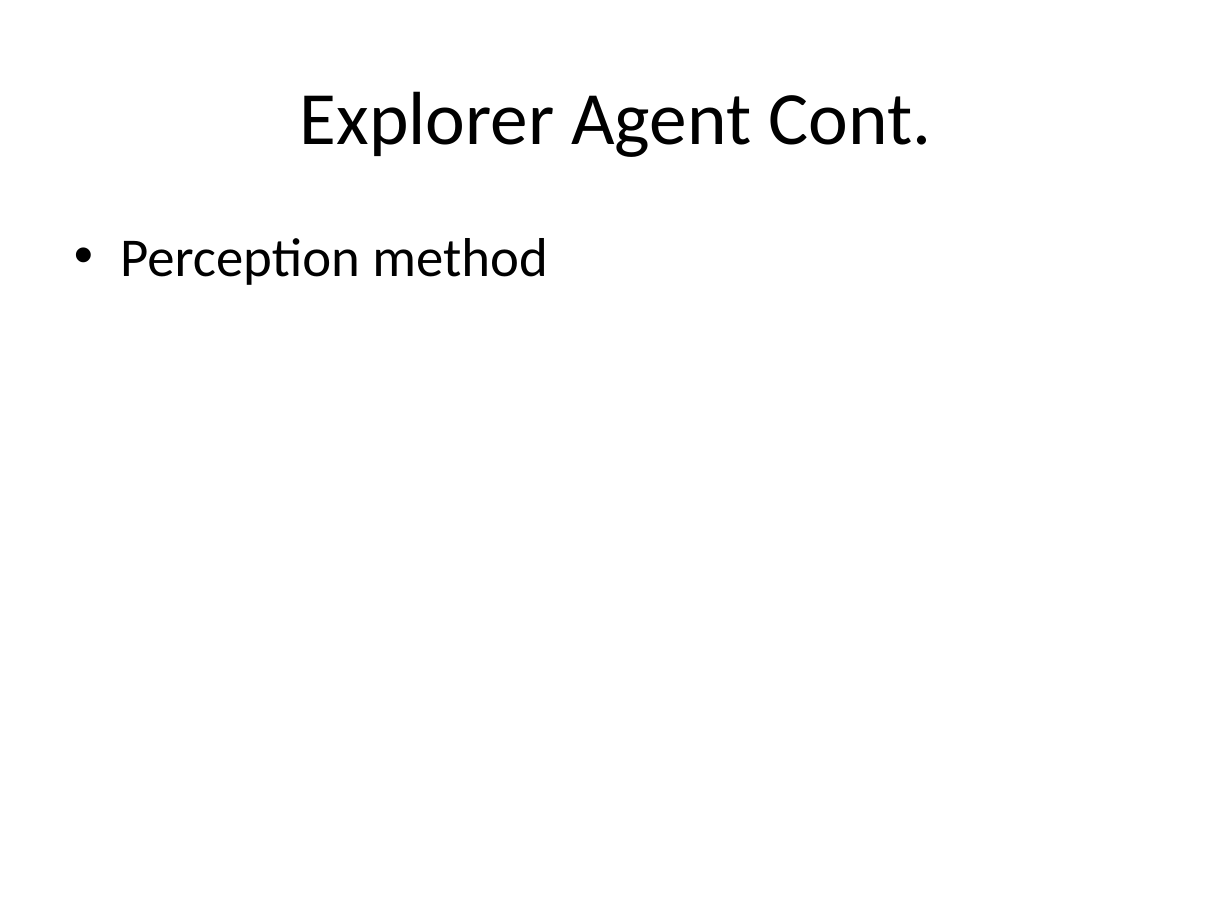
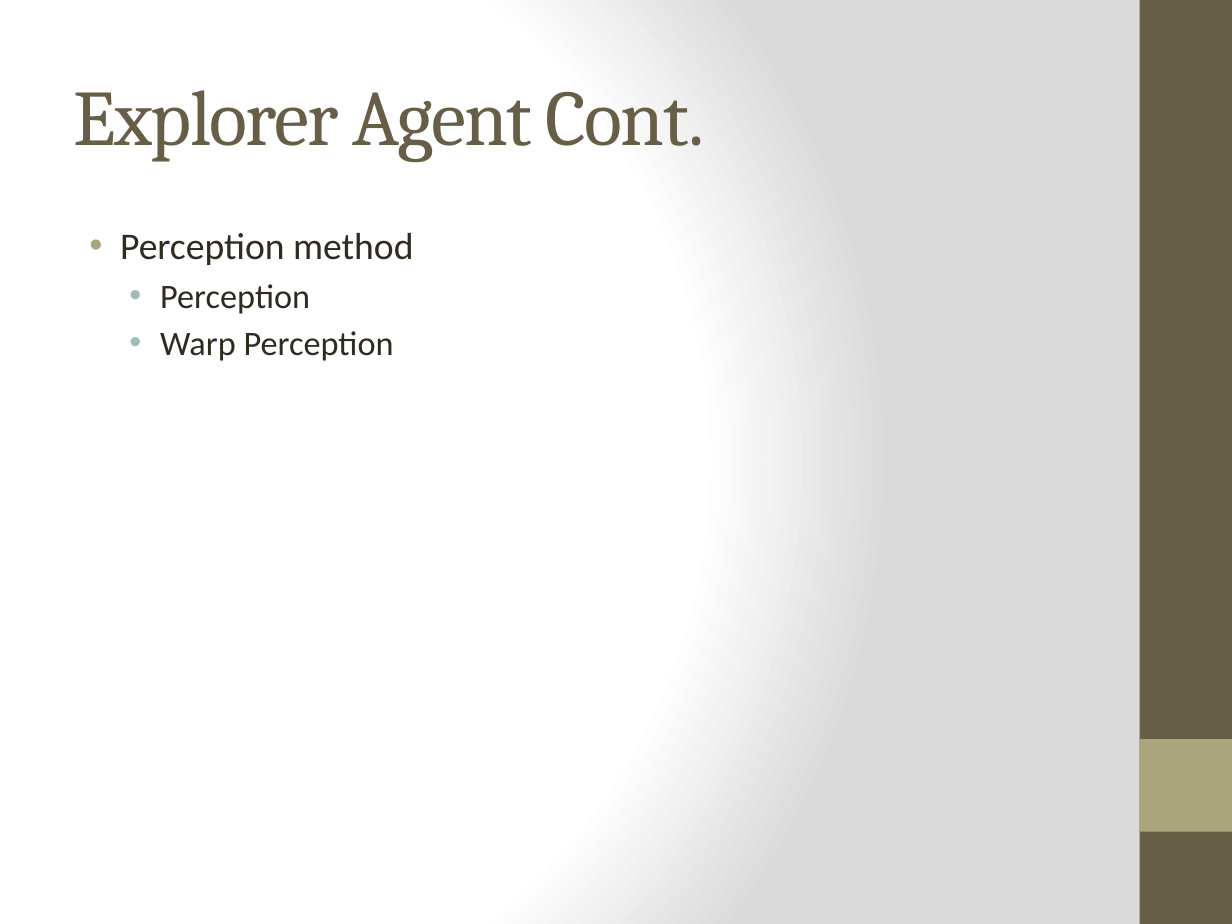
Before and after one commit to isurup/kalle-martin-group, a slide deck: slide 6 of AM24/report and docs/AM24 - presentation.pptx. Drawn at 1232x924 pixels with LibreOffice and Linux fonts; fonts in the diff are those of the drawing. Boxes give left, top, right and bottom in pixels: in the first picture for what was removed or moved away, otherwise in the second. Text is boxed around its words. In the diff, an @@ line names an element or a change of style, - is before the commit and + after.

```diff
--- a/AM24/report and docs/AM24 - presentation.pptx
+++ b/AM24/report and docs/AM24 - presentation.pptx
@@ background #FFFFFF to gradient #FFFFFF to #DADADA @@
@@ rectangle added at <box>1140,0,1232,924</box>, fill #675E47 @@
@@ title "Explorer Agent Cont." at <box>74,90,705,162</box>: size 44 to 46 pt, font Calibri to Cambria, text colour #000000 to #675E47, letter spacing 0 to -1 pt; alignment centre to left @@
@@ text at <box>120,233,413,265</box>: size 32 to 22 pt, text colour #000000 to #2F2B20 in "Perception method"; indent changed; less space between paragraphs @@
@@ text at <box>160,284,394,361</box>: paragraphs added @@
+  • Perception
+  • Warp Perception
@@ rectangle added at <box>1140,739,1232,832</box>, fill #A9A57C @@
```
Also in this commit, not shown: 9 other slides changed.
